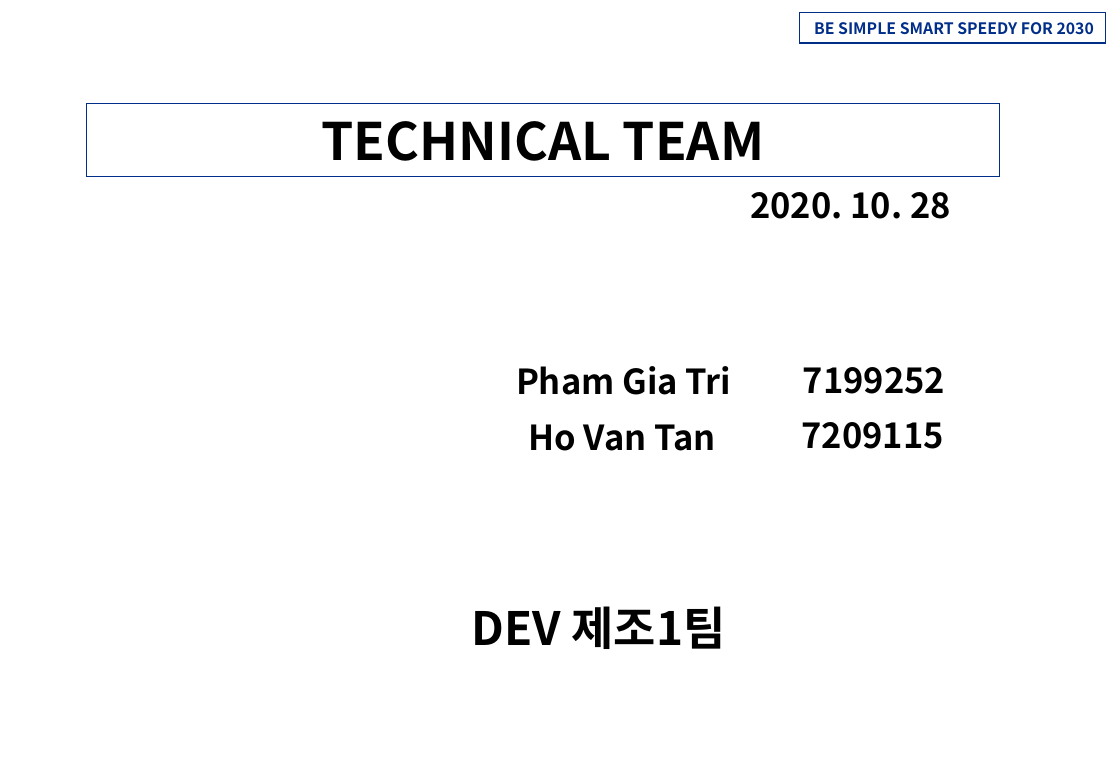
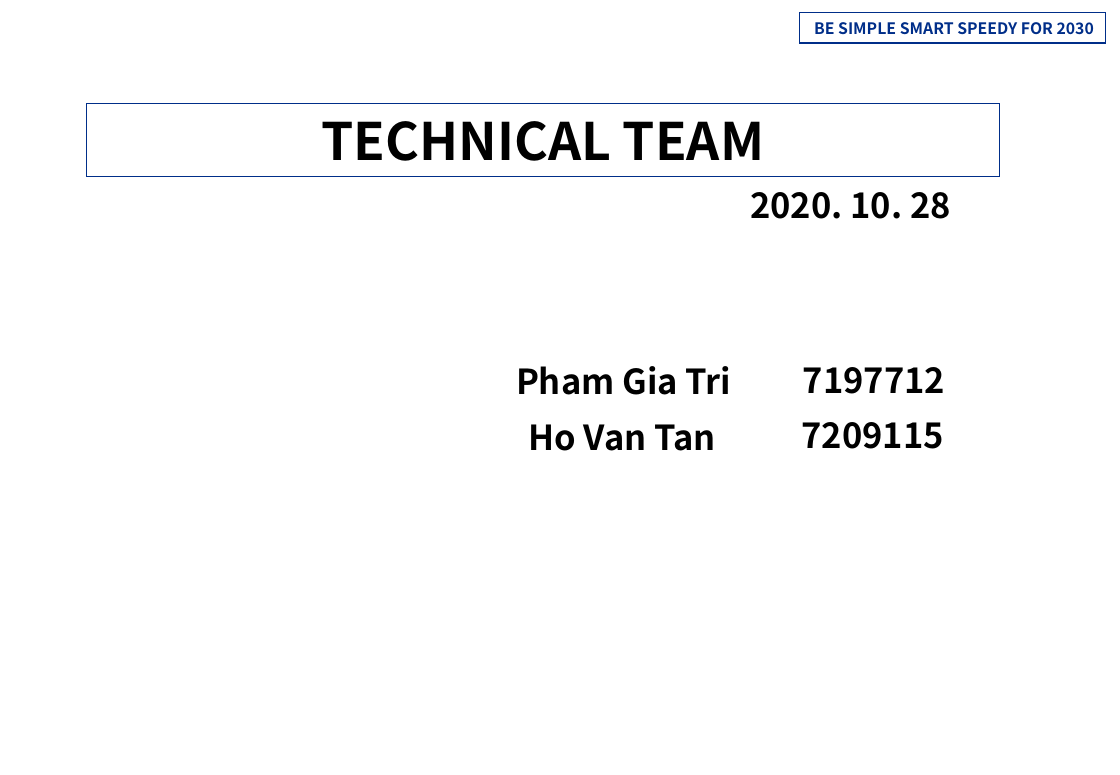
Before and after one commit to Paztty/Micom-Inline, a slide deck: slide 8 of 4. Report/A_MS part 1.pptx (slide 12 before the commit). Drawn at 1120x775 pixels with LibreOffice and Linux fonts; fonts in the diff are those of the drawing; background and template pictures are left out. Boxes give left, top, right and bottom in pixels: in the first picture for what was removed or moved away, otherwise in the second. Text is boxed around its words. In the diff, an @@ line names an element or a change of style, - is before the commit and + after.

```diff
--- a/4. Report/A_MS part 1.pptx
+++ b/4. Report/A_MS part 1.pptx
@@ text at [803, 367, 945, 394]: text changed @@
-7199252
+7197712
@@ text removed at [472, 606, 726, 649] @@
-DEV 제조1팀
```
Also in this commit, not shown: 4 other slides changed, 4 slides added, 7 slides removed, 21 other files.
